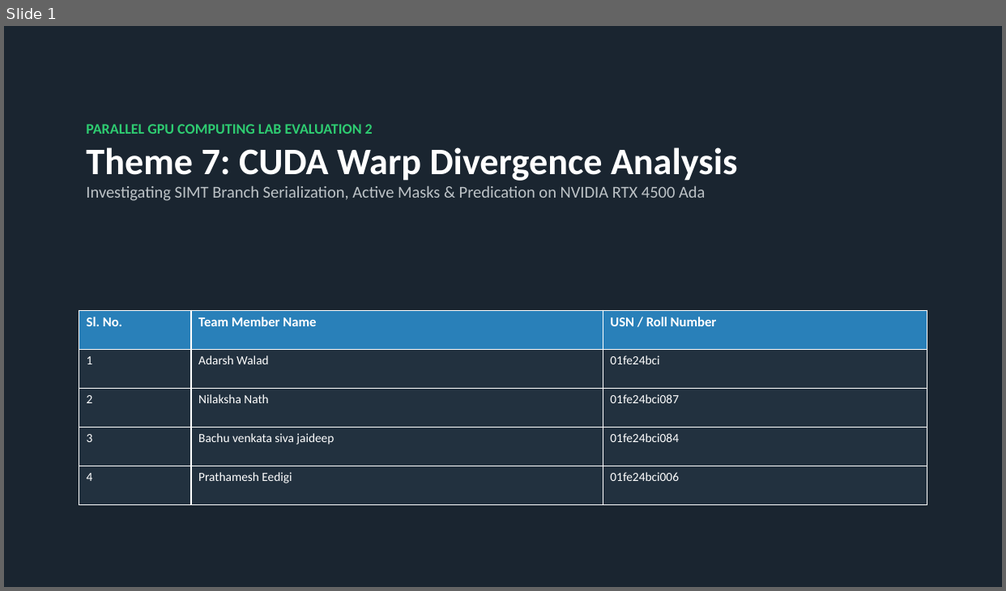
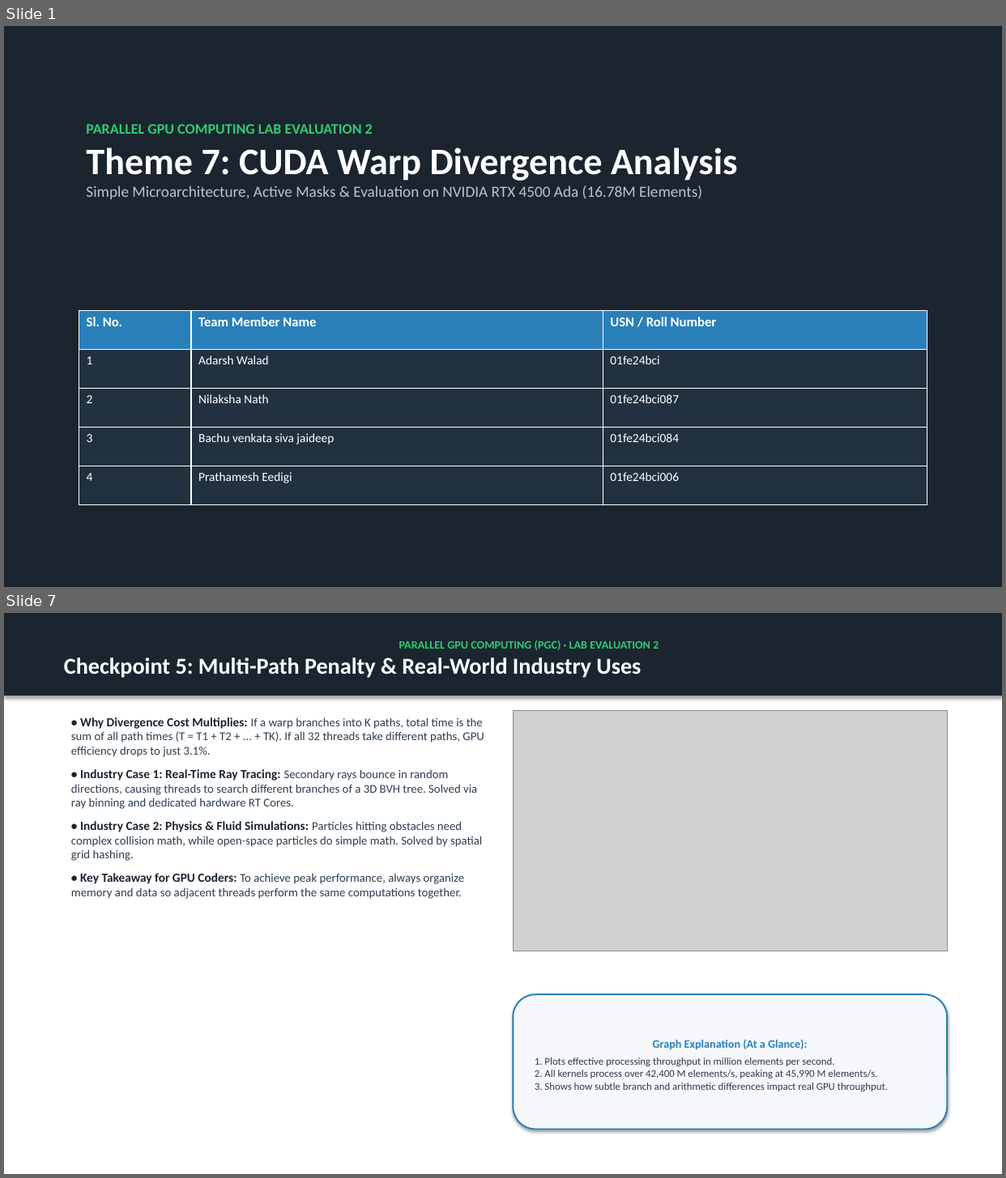
Before and after one commit to jaideep67/Parallel-Gpu-Computing, a slide deck: lab2_evaluation/presentation/PGC_Lab2_Warp_Divergence_Evaluation.pptx. Shown one above the other, each under a label of ours: slide 1 before the commit, slides 1 and 7 after it; the slides between them are not shown. The pictures are 1006x591 and 1006x1178 pixels, drawn with LibreOffice and Linux fonts; fonts in the diff are those of the drawing; grey boxes stand for pictures. Boxes give left, top, right and bottom in pixels: in the first picture for what was removed or moved away, otherwise in the second. Text is boxed around its words. In the diff, an @@ line names an element or a change of style, - is before the commit and + after.

Commit message:
Refactor README and presentation: Simple architecture, 3-4 points per checkpoint, and 2-3 sentence graph explanations

```diff
--- a/lab2_evaluation/presentation/PGC_Lab2_Warp_Divergence_Evaluation.pptx
+++ b/lab2_evaluation/presentation/PGC_Lab2_Warp_Divergence_Evaluation.pptx
@@ slide 7 added at bbox=[4, 613, 1002, 1174], background #FFFFFF @@
@@ rectangle added at bbox=[4, 613, 1002, 696], fill #1A2530, outline #1A2530 0.75 pt, 22 pt, text #FFFFFF, bold @@
+PARALLEL GPU COMPUTING (PGC) · LAB EVALUATION 2
+Checkpoint 5: Multi-Path Penalty & Real-World Industry Uses
@@ text added at bbox=[71, 717, 484, 899], 11.5 pt, text #2C3E50 @@
+• Why Divergence Cost Multiplies: If a warp branches into K paths, total time is the sum of all path times (T = T1 + T2 + ... + TK). If all 32 threads take different paths, GPU efficiency drops to just 3.1%.
+• Industry Case 1: Real-Time Ray Tracing: Secondary rays bounce in random directions, causing threads to search different branches of a 3D BVH tree. Solved via ray binning and dedicated hardware RT Cores.
+• Industry Case 2: Physics & Fluid Simulations: Particles hitting obstacles need complex collision math, while open-space particles do simple math. Solved by spatial grid hashing.
+• Key Takeaway for GPU Coders: To achieve peak performance, always organize memory and data so adjacent threads perform the same computations together.
@@ picture added at bbox=[513, 710, 948, 952] @@
@@ rounded rectangle added at bbox=[513, 995, 948, 1130], fill #F5F7FA, outline #2980B9 1.5 pt, 10 pt, text #2C3E50 @@
+Graph Explanation (At a Glance):
+1. Plots effective processing throughput in million elements per second.
+2. All kernels process over 42,400 M elements/s, peaking at 45,990 M elements/s.
+3. Shows how subtle branch and arithmetic differences impact real GPU throughput.
@@ slide 1 changed as well @@
@@ text at bbox=[86, 186, 702, 199]: text changed; size 16 to 15 pt @@
-Investigating SIMT Branch Serialization, Active Masks & Predication on NVIDIA RTX 4500 Ada
+Simple Microarchitecture, Active Masks & Evaluation on NVIDIA RTX 4500 Ada (16.78M Elements)
```
Also in this commit, not shown: 5 other slides changed, 1 slide removed, 2 other files.
